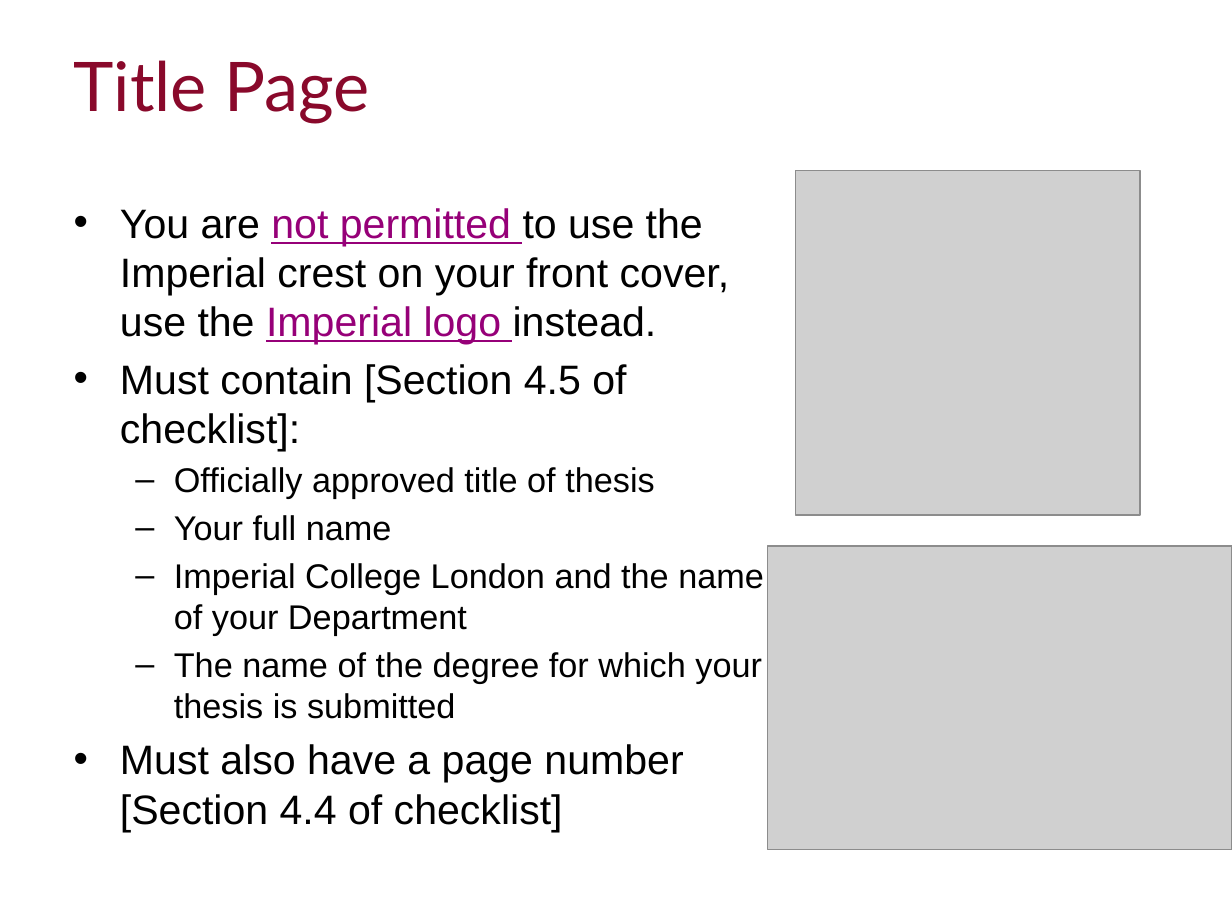
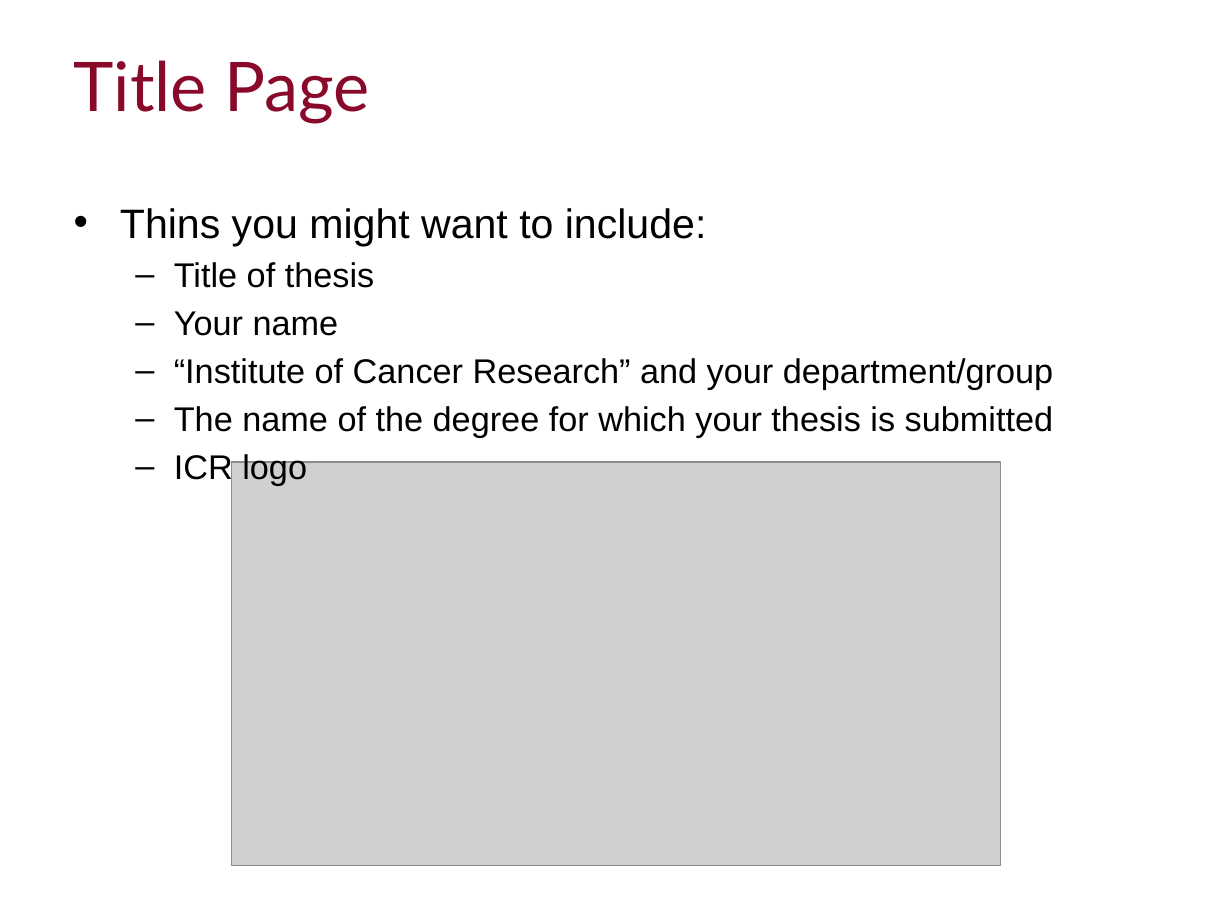
Before and after one commit to ImperialCollegeLondon/RCDS-writing-theses-in-latex, a slide deck: slide 12 of Writing Theses in Latex Slides.pptx. Drawn at 1232x924 pixels with LibreOffice and Linux fonts; fonts in the diff are those of the drawing; grey boxes stand for pictures; background and template pictures are left out. Boxes give left, top, right and bottom in pixels: in the first picture for what was removed or moved away, otherwise in the second. Text is boxed around its words. In the diff, an @@ line names an element or a change of style, - is before the commit and + after.

```diff
--- a/Writing Theses in Latex Slides.pptx
+++ b/Writing Theses in Latex Slides.pptx
@@ picture removed at box(796, 170, 1141, 515) @@
@@ text at box(120, 208, 1053, 389): text changed; size 24 to 20 pt @@
-• You are not permitted to use the Imperial crest on your front cover, use the Imperial logo instead.
-• Must contain [Section 4.5 of checklist]:
-  – Officially approved title of thesis
-  – Your full name
-  – Imperial College London and the name of your Department
+• Thins you might want to include:
+  – Title of thesis
+  – Your name
+  – “Institute of Cancer Research” and your department/group
@@ text at box(174, 451, 307, 485): text changed; size 24 to 20 pt @@
-• Must also have a page number [Section 4.4 of checklist]
+  – ICR logo
@@ picture added at box(232, 462, 1000, 866) @@
@@ picture removed at box(768, 546, 1232, 849) @@
```
Also in this commit, not shown: 9 other slides changed, 1 slide added, 4 slides removed, 3 other files.
